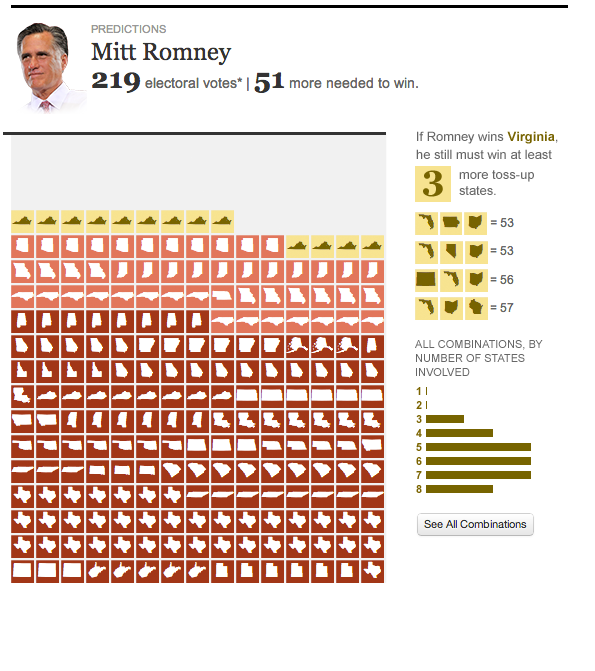
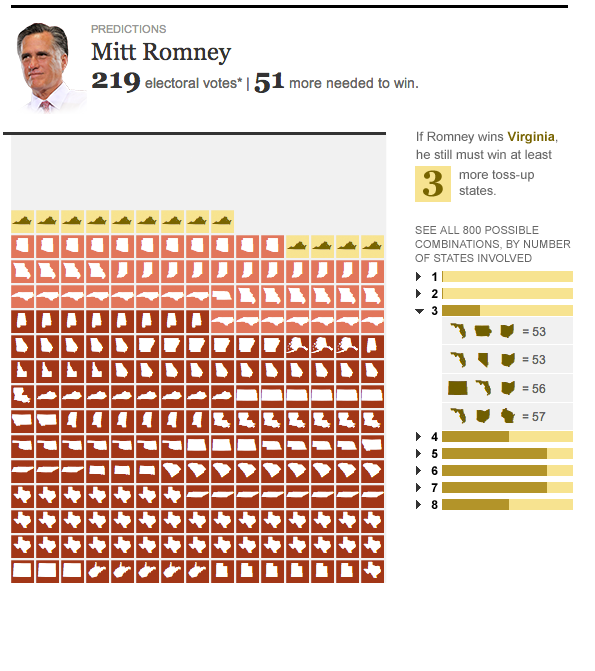
Layers edited between the first and the second 595 × 671 image:
hid "Layer 23" over [416, 513, 535, 538]
added group "combos 2" with 36 layers above "combos 1" over [415, 212, 573, 510]
added group "all combos" (1st of 2, in "combos 2") with 30 layers in group "combos 2" over [415, 226, 573, 510]
added layer "Layer 28" in group "all combos" over [442, 271, 547, 510]
added layer "Layer 26" in group "all combos" over [442, 271, 573, 510]
added layer "See All 800 possible Combinations, BY NUMBER OF STATES INVOLV" (1st of 2, in "combos 2" › "all combos") in group "all combos" over [415, 226, 571, 262]
added group "possible combos" (1st of 2, in "combos 2" › "all combos") with 24 layers in group "all combos" over [441, 289, 573, 430]
added layer "Layer 29" (multiply) in group "possible combos" over [442, 317, 573, 430]
added layer "Layer 24" (1st of 2, in "combos 2" › "all combos" › "possible combos") in group "possible combos" over [446, 321, 521, 430]
added group "Group 2" (1st of 2, in "combos 2" › "all combos" › "possible combos") with 4 layers in group "possible combos" over [447, 321, 546, 344]
added group "Group 3" (1st of 2, in "combos 2" › "all combos" › "possible combos") with 4 layers in group "possible combos" over [447, 350, 546, 373]
added group "Group 4" (1st of 2, in "combos 2" › "all combos" › "possible combos") with 4 layers in group "possible combos" over [447, 378, 546, 401]
moved "possible combos" (2nd of 2, in "combos 1") into group "combos 1" over [415, 212, 516, 321]
moved "all combos" (2nd of 2, in "combos 1") into group "combos 1" over [415, 340, 571, 515]
painted on "Layer 4" over [426, 385, 547, 515]
painted on "1 2 3 4 5 6 7 8" (2nd of 2, in "combos 1" › "all combos") over [416, 387, 435, 514]
renamed "All Combinations, BY NUMBER OF STATES INVOLVED" to "See All 800 possible Combinations, BY NUMBER OF STATES INVOLV", painted on it over [415, 340, 571, 376]
…and 19 more changes (19 added)
